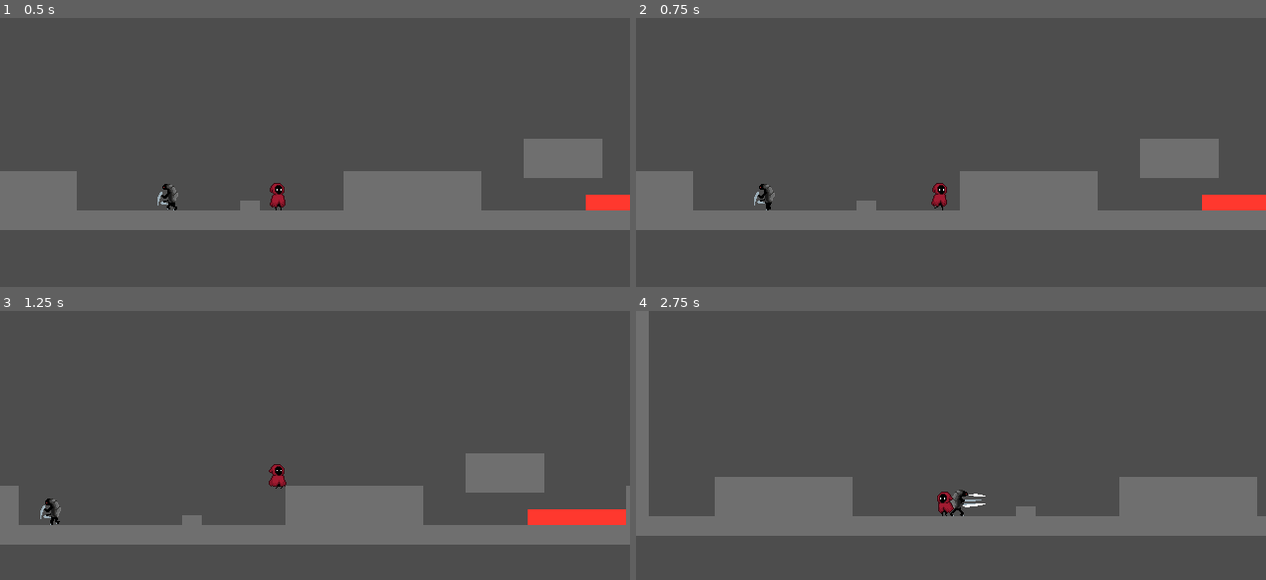
Above: before the commit, frames 1-4 (two rows, left to right).
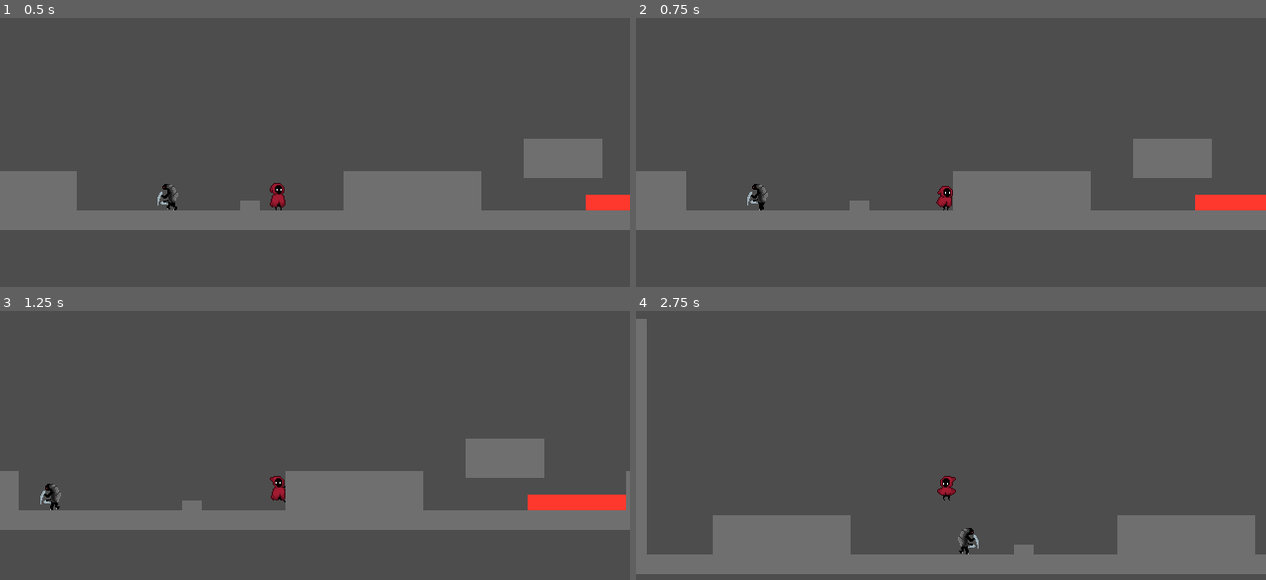
Above: after the commit, the same moments.

Repository: urboifox/platformer
Game: Godot game, scene res://scenes/game.tscn
Two runs of this game, one before a commit and one after it. Both use one fixed random seed, a clock stepped at 60 frames per second and the inputs below.
Inputs:
- Up to frame 1 (0.5 s): no input
- Up to frame 2 (0.75 s): hold Right (right) from 0.53 s (still down); tap E (dash, bound only after the commit) at 0.6 s
- Up to frame 3 (1.25 s): keep holding Right (right); tap Space (jump) at 0.77, 0.8, 1.07 s
- Up to frame 4 (2.75 s): tap Space (jump) at 1.35, 1.52, 1.82, 2.3 s; tap E (dash, bound only after the commit) at 1.55, 2.1 s; release Right (right) at 2.03 s; hold Left (left) from 2.03 s (still down)

Frame 1 is identical in both runs. In frame 2, 1.4% of the frame differs, in the area x 7-93%, y 44-72%; in frame 3, 14%; in frame 4, 22%, in the area x 0-100%, y 0-98%.

Commit message:
feat: add dash ability

Diff:
--- a/project.godot
+++ b/project.godot
@@ -54,6 +54,11 @@
 , Object(InputEventKey,"resource_local_to_scene":false,"resource_name":"","device":-1,"window_id":0,"alt_pressed":false …(183 unchanged characters)…
 ]
 }
+dash={
+"deadzone": 0.2,
+"events": [Object(InputEventKey,"resource_local_to_scene":false,"resource_name":"","device":-1,"window_id":0,"alt_pressed":false,"shift_pressed":false,"ctrl_pressed":false,"meta_pressed":false,"pressed":false,"keycode":0,"physical_keycode":69,"key_label":0,"unicode":101,"location":0,"echo":false,"script":null)
+]
+}
 
 [layer_names]
 
--- a/scenes/player/player.gd
+++ b/scenes/player/player.gd
@@ -17,12 +17,14 @@
 var knockback_direction: float = 0.0
 var apply_gravity: bool = true
 var last_wall_side: float = 0.0 # used for wall slide
+var air_dashes: int
 
 signal finished_level()
 
 
 func _ready() -> void:
 	hp = stats.health
+	air_dashes = stats.air_dashes
 	state_machine.start()
 
 
@@ -37,6 +39,7 @@
 		velocity.y += gravity * delta
 
 	if is_on_floor():
+		air_dashes = stats.air_dashes
 		last_wall_side = 0.0
 
 	move_and_slide()
@@ -49,6 +52,14 @@
 
 func move_x(speed: float) -> void:
 	var direction := Input.get_axis("left", "right")
+	face(direction)
+	velocity.x = direction * speed
+
+
+func dash_x(speed: float) -> void:
+	var direction := Input.get_axis("left", "right")
+	if direction == 0.0:
+		direction = signf(sprite.scale.x)
 	face(direction)
 	velocity.x = direction * speed
 
--- a/scenes/player/player.tscn
+++ b/scenes/player/player.tscn
@@ -14,6 +14,11 @@
 [ext_resource type="Script" uid="uid://uu4eh3vlopjy" path="res://scenes/player/states/player_state_teleport_in.gd" id="12_fm80t"]
 [ext_resource type="Script" uid="uid://bntek1em640ag" path="res://scenes/player/states/player_state_win.gd" id="13_gx1jg"]
 [ext_resource type="Script" uid="uid://krx30pxkgg41" path="res://scenes/player/states/player_state_wall_slide.gd" id="14_ugbui"]
+[ext_resource type="Script" uid="uid://cyxrv0rstfvg" path="res://scenes/player/states/player_state_dash.gd" id="15_fcs02"]
+
+[sub_resource type="AtlasTexture" id="AtlasTexture_vo27k"]
+atlas = ExtResource("1_8afob")
+region = Rect2(160, 96, 32, 32)
 
 [sub_resource type="AtlasTexture" id="AtlasTexture_dovo2"]
 atlas = ExtResource("1_8afob")
@@ -173,6 +178,14 @@
 
 [sub_resource type="SpriteFrames" id="SpriteFrames_x7p2l"]
 animations = [{
+"frames": [{
+"duration": 1.0,
+"texture": SubResource("AtlasTexture_vo27k")
+}],
+"loop": 0,
+"name": &"dash",
+"speed": 10.0
+}, {
 "frames": [{
 "duration": 1.0,
 "texture": SubResource("AtlasTexture_dovo2")
@@ -365,7 +378,7 @@
 
 [node name="AnimatedSprite2D" type="AnimatedSprite2D" parent="." unique_id=49854906]
 sprite_frames = SubResource("SpriteFrames_x7p2l")
-animation = &"jump"
+animation = &"dash"
 
 [node name="WallCheck" type="RayCast2D" parent="AnimatedSprite2D" unique_id=1137869890]
 position = Vector2(0, 12)
@@ -420,3 +433,6 @@
 
 [node name="WallSlide" type="Node" parent="StateMachine" unique_id=98755653]
 script = ExtResource("14_ugbui")
+
+[node name="Dash" type="Node" parent="StateMachine" unique_id=51553588]
+script = ExtResource("15_fcs02")
--- a/scenes/player/states/player_state.gd
+++ b/scenes/player/states/player_state.gd
@@ -13,3 +13,15 @@
 		state_machine.transition("Jump")
 		return true
 	return false
+
+
+func try_dash() -> bool:
+	if not Input.is_action_just_pressed("dash"):
+		return false
+
+	if not player.is_on_floor() or player.is_on_wall():
+		if player.air_dashes <= 0:
+			return false
+		player.air_dashes -= 1
+
+	return true
--- /dev/null
+++ b/scenes/player/states/player_state_dash.gd
@@ -0,0 +1,24 @@
+extends PlayerState
+
+var _timer: float = 0.0
+
+
+func enter() -> void:
+	player.sprite.play("dash")
+	player.apply_gravity = false
+
+	_timer = player.stats.dash_time
+	player.velocity.y = 0.0
+	player.dash_x(player.stats.dash_speed)
+
+
+func exit() -> void:
+	player.apply_gravity = true
+
+
+func physics_update(delta: float) -> void:
+	_timer -= delta
+	if _timer <= 0.0 or player.is_on_wall():
+		if player.is_on_floor():
+			return state_machine.transition(player.ground_state())
+		return state_machine.transition("Fall")
--- a/scenes/player/states/player_state_fall.gd
+++ b/scenes/player/states/player_state_fall.gd
@@ -10,6 +10,9 @@
 
 
 func physics_update(_delta: float) -> void:
+	if try_dash():
+		return state_machine.transition("Dash")
+
 	if player.is_on_floor():
 		Audio.play("land", 0.5)
 		return state_machine.transition(player.land_state())
--- a/scenes/player/states/player_state_idle.gd
+++ b/scenes/player/states/player_state_idle.gd
@@ -6,7 +6,10 @@
 	player.velocity.x = 0.0
 
 
-func physics_update(delta: float) -> void:
+func physics_update(_delta: float) -> void:
+	if try_dash():
+		return state_machine.transition("Dash")
+
 	if left_ground():
 		return
 
--- a/scenes/player/states/player_state_jump.gd
+++ b/scenes/player/states/player_state_jump.gd
@@ -10,8 +10,12 @@
 
 
 func physics_update(_delta: float) -> void:
+	if try_dash():
+		return state_machine.transition("Dash")
+
 	if player.is_on_floor():
 		return state_machine.transition(player.land_state())
+
 	if player.velocity.y > player.stats.fall_threshold:
 		return state_machine.transition("Fall")
 
--- a/scenes/player/states/player_state_run.gd
+++ b/scenes/player/states/player_state_run.gd
@@ -6,6 +6,9 @@
 
 
 func physics_update(_delta: float) -> void:
+	if try_dash():
+		return state_machine.transition("Dash")
+
 	if left_ground():
 		return
 
--- a/scripts/movement_stats.gd
+++ b/scripts/movement_stats.gd
@@ -3,6 +3,7 @@
 
 @export var health: float = 2.0
 @export var speed: float = 250.0
+@export var dash_speed: float = 500.0
 @export var jump_velocity: float = -400.0
 @export var gravity: float = 1400.0
 @export var fall_threshold: float = 250.0
@@ -14,3 +15,5 @@
 @export var knockback_force: float = 300
 @export var invincible_time: float = 1.0
 @export var wall_slide_velocity: float = 50.0
+@export var dash_time: float = 0.15
+@export var air_dashes: int = 1
Not shown, added: scenes/player/states/player_state_dash.gd.uid
